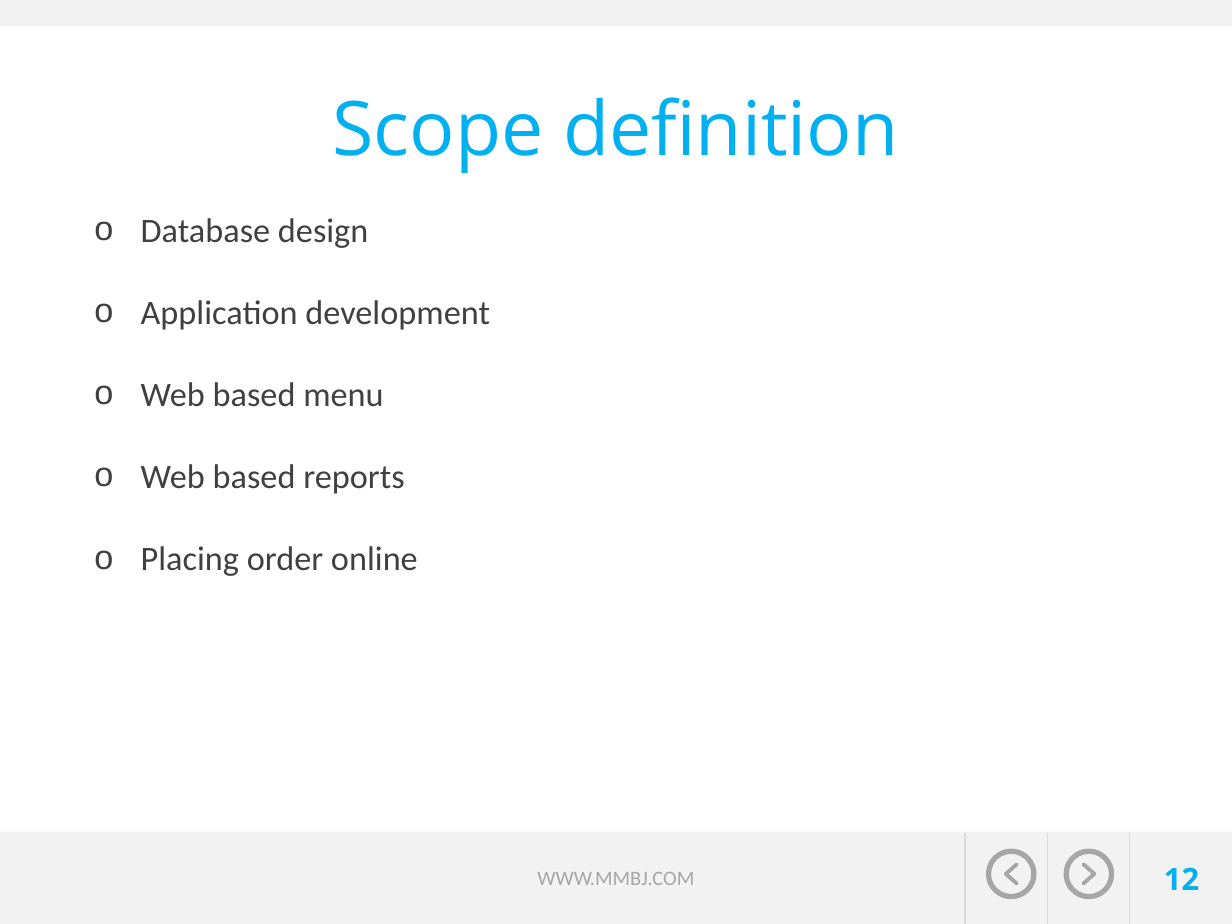
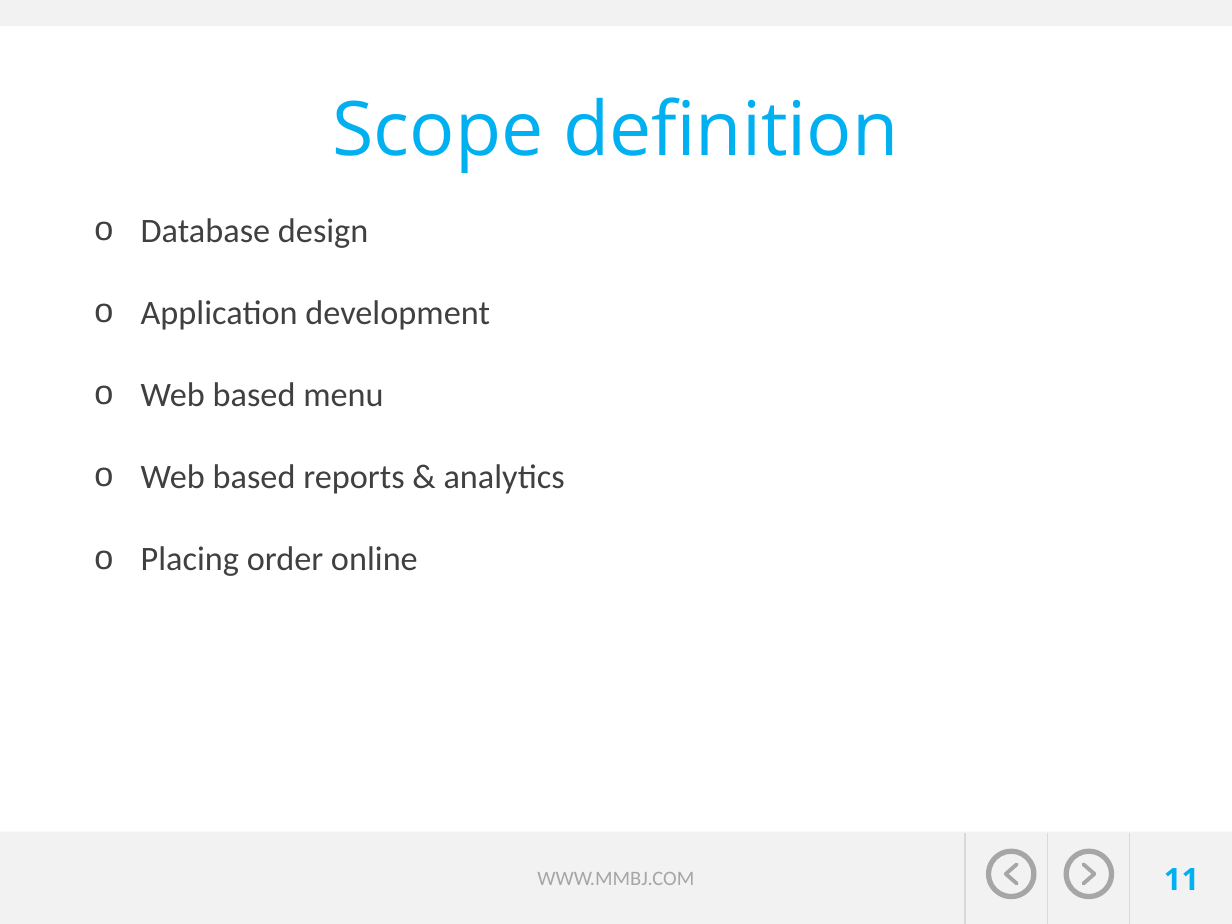
Before and after one commit to jvector-solutions/SAIT-OOSD-Team5, a slide deck: slide 11 of presentation/Travel expert presentation_Group5-John-Megha-Brian-Mahmood.pptx (slide 12 before the commit). Drawn at 1232x924 pixels with LibreOffice and Linux fonts; fonts in the diff are those of the drawing; background and template pictures are left out. Boxes give left, top, right and bottom in pixels: in the first picture for what was removed or moved away, otherwise in the second. Text is boxed around its words. In the diff, an @@ line names an element or a change of style, - is before the commit and + after.

```diff
--- a/presentation/Travel expert presentation_Group5-John-Megha-Brian-Mahmood.pptx
+++ b/presentation/Travel expert presentation_Group5-John-Megha-Brian-Mahmood.pptx
@@ text at (141,464,565,494): text changed @@
-o Web based reports
+o Web based reports & analytics
@@ page number at (1164,868,1199,890): text changed @@
-12
+11
```
Also in this commit, not shown: 7 other slides changed, 3 slides added, 3 slides removed.
